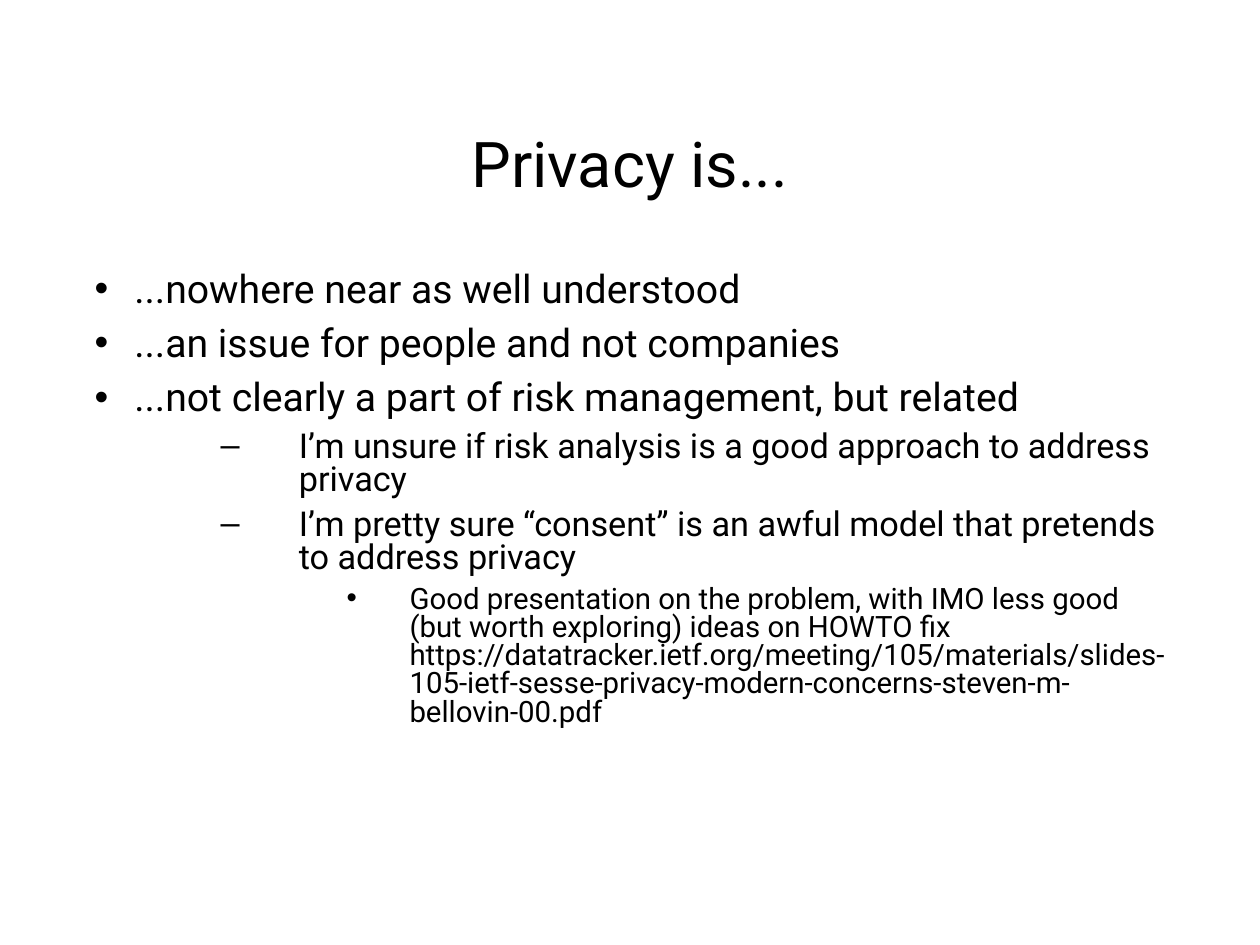
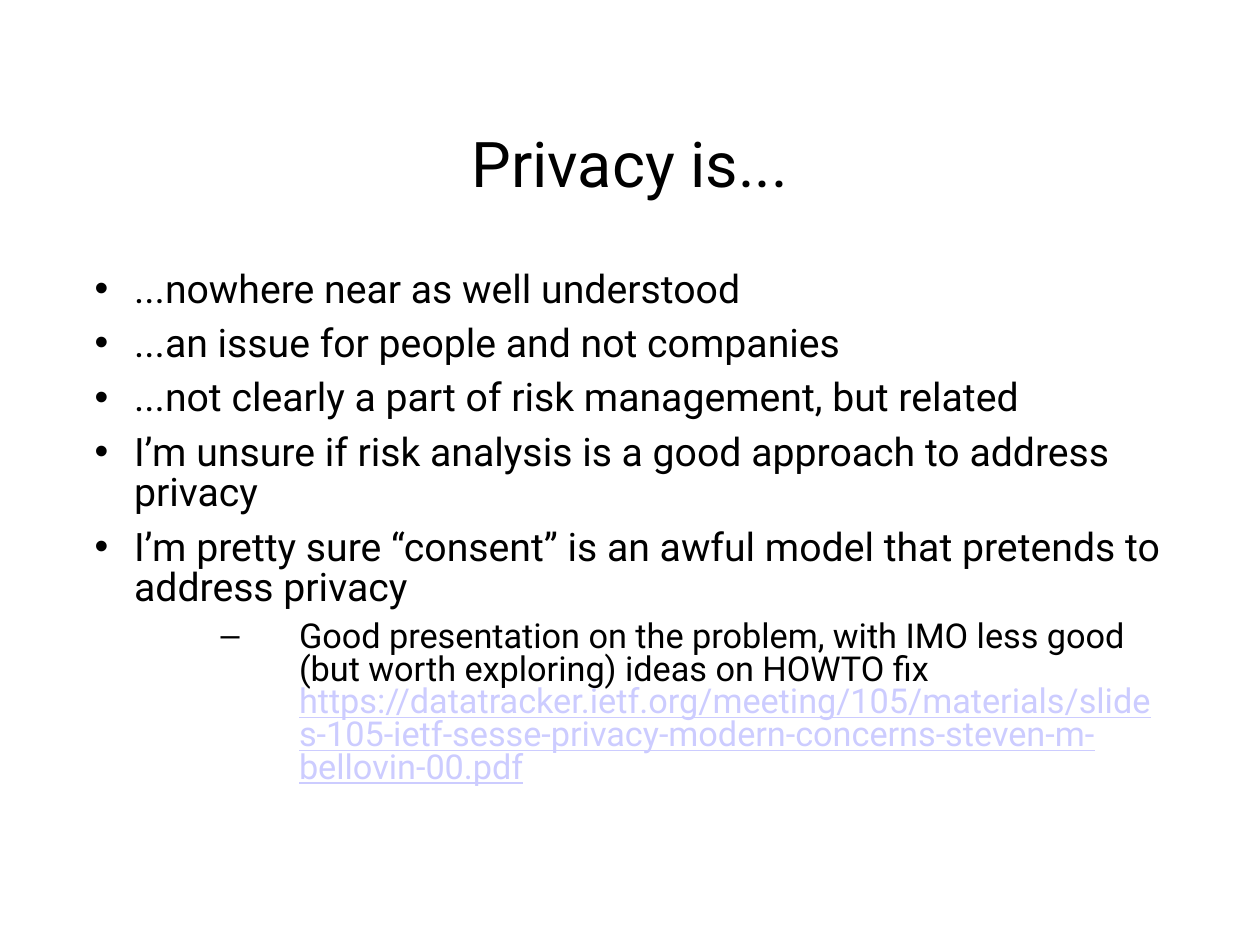
Before and after one commit to sftcd/cs7053, a slide deck: slide 4 of 2021lectures/01-intro.ppt. Drawn at 1260x945 pixels with LibreOffice and Linux fonts; fonts in the diff are those of the drawing. Boxes give left, top, right and bottom in pixels: in the first picture for what was removed or moved away, otherwise in the second. Text is boxed around its words. In the diff, an @@ line names an element or a change of style, - is before the commit and + after.

```diff
--- a/2021lectures/01-intro.ppt
+++ b/2021lectures/01-intro.ppt
@@ text "...nowhere near as well understood" at [134, 273, 1160, 786]: size 19.6 to 22.4 pt in "I’m unsure if risk analysis is a ...", "I’m pretty sure “consent” is an awful ..."; size 16.8 to 19.6 pt in "Good presentation on the problem, with IMO ..."; text colour #000000 to #CCCCFF, underline on in "https://datatracker.ietf.org/meeting/105/materials/slides-10 ..."; indent changed; bullet – to •; list level 2 to 1 in "I’m unsure if risk analysis ..."; line spacing 0.8 to 0.86; list level 2 to 1 in "I’m pretty sure “consent” is ..."; bullet • to –; list level 3 to 2 in "Good presentation on the problem, ..." @@
```
Also in this commit, not shown: 13 other slides changed, 6 other files.
